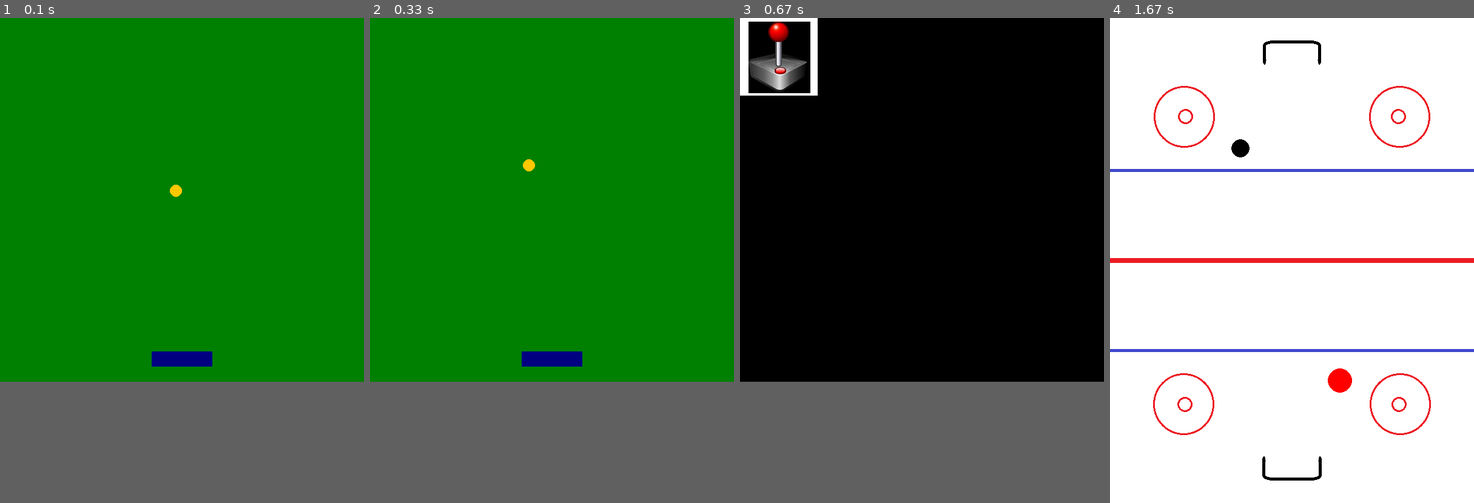
Above: before the commit, frames 1-4 (left to right).
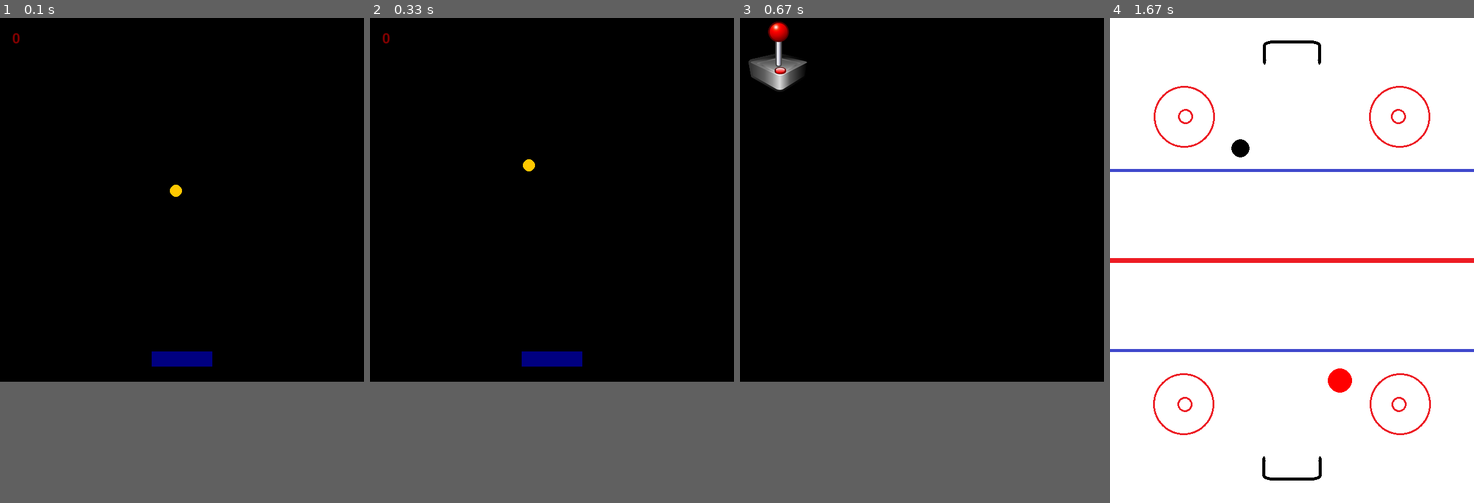
Above: after the commit, the same moments.

Repository: ArcanianArcher/Pygame-Arcade
Game: pygame game, started from Test Game.py
Same seed, same stepped clock (60 frames per second), same inputs: the game is played once before the commit and once after it.
Inputs (mouse positions are in pixels of both pictures, inside the frame that each line leads up to):
- Up to frame 1 (0.1 s): no input
- Up to frame 2 (0.33 s): no input
- Up to frame 3 (0.67 s): hold Esc from 0.33 s (still down); hold Right from 0.33 s (still down)
- Up to frame 4 (1.67 s): release Esc at 0.8 s; release Right at 0.8 s; click (1292, 202) at 0.88 s; click (1408, 245) at 1.22 s; click (1328, 367) at 1.55 s

The runs differ from the first frame. In frame 1, 74% of the frame differs, in the area x 0-100%, y 0-75%; in frame 2, 74%; in frame 3, 0.9%; in frame 4, nothing differs.

Commit message:
Added score to test game
We might as well include the test game in arcade. At this point it seems
doubtful that anybody will finish their games on time.

Diff:
--- a/Arcade.py
+++ b/Arcade.py
@@ -19,7 +19,7 @@
     def UI(arcade):
         arcade.setCaption(__file__)
         arcade.setWindow(600,600)
-        bg = arcade.getImage('\\','window_icon.png')
+        bg = arcade.getImage('\\','window_icon.png', 1)
         arcade.initBackground(bg)
 
         while True:
@@ -97,6 +97,7 @@
         pygame.display.set_caption(os.path.basename(file).split('.')[0])
 
     def returnToArcade(self): # when you end your game call this in final product
+        pygame.mouse.set_visible(True)
         self.setWindow(600,600)
         self.UI()
 
--- a/Test Game.py
+++ b/Test Game.py
@@ -6,6 +6,8 @@
 def Game(arcade):
 
     arcade.setCaption(__file__)
+
+    font1 = pygame.font.SysFont('Arial',24, True)
 
     ball_x, ball_y = 290, 290
     ball = arcade.makeSurface(20,20,1)
@@ -16,7 +18,7 @@
     player.fill(navy,(0,0,100,25))
 
     background = pygame.Surface((600,600))
-    background.fill(green,(0,0,600,600))
+    background.fill(black,(0,0,600,600))
     arcade.initBackground(background)
 
     last = pygame.time.get_ticks()
@@ -26,6 +28,7 @@
     dy = 3
     dx = 2
 
+    score = 0
 
     while alive:
         arcade.getEvents()
@@ -46,6 +49,7 @@
             if arcade.isColliding((player, player_x, player_y), (ball, ball_x, ball_y)):
                 dy *= -1
                 dx *= -1
+                score += 1
 
             if ball_y <= 0:
                 dy *= -1
@@ -64,9 +68,13 @@
 
             if ball_y >= 550:
                 arcade.returnToArcade()
+
+        score_text = font1.render(str(score),True,maroon)
+
         arcade.drawBackground(background)
         arcade.draw((player, player_x, player_y),
-                    (ball, ball_x, ball_y))
+                    (ball, ball_x, ball_y),
+                    (score_text, 20, 20))
 
 if __name__ == '__main__':
     pygame.init()
